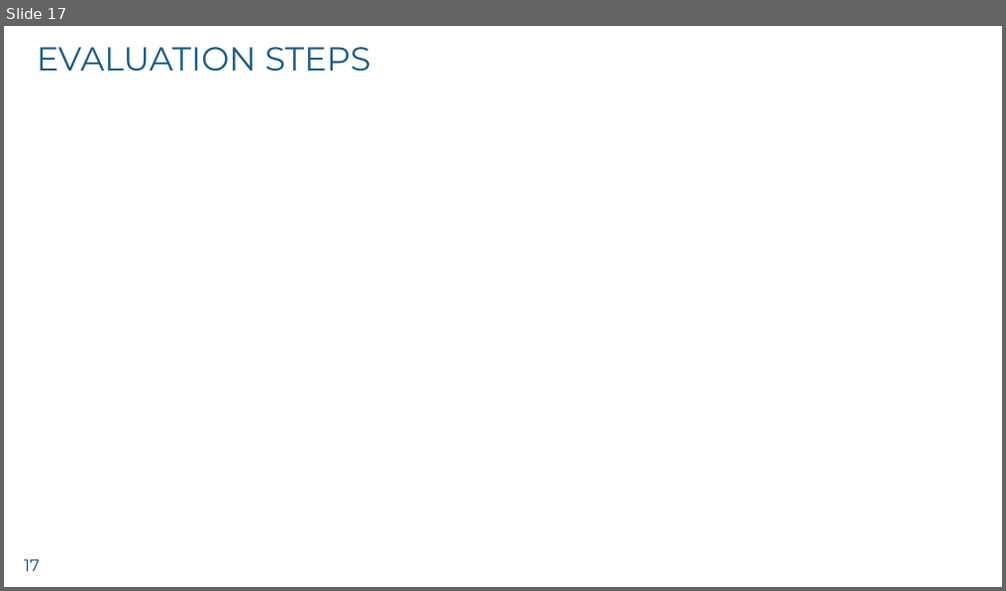
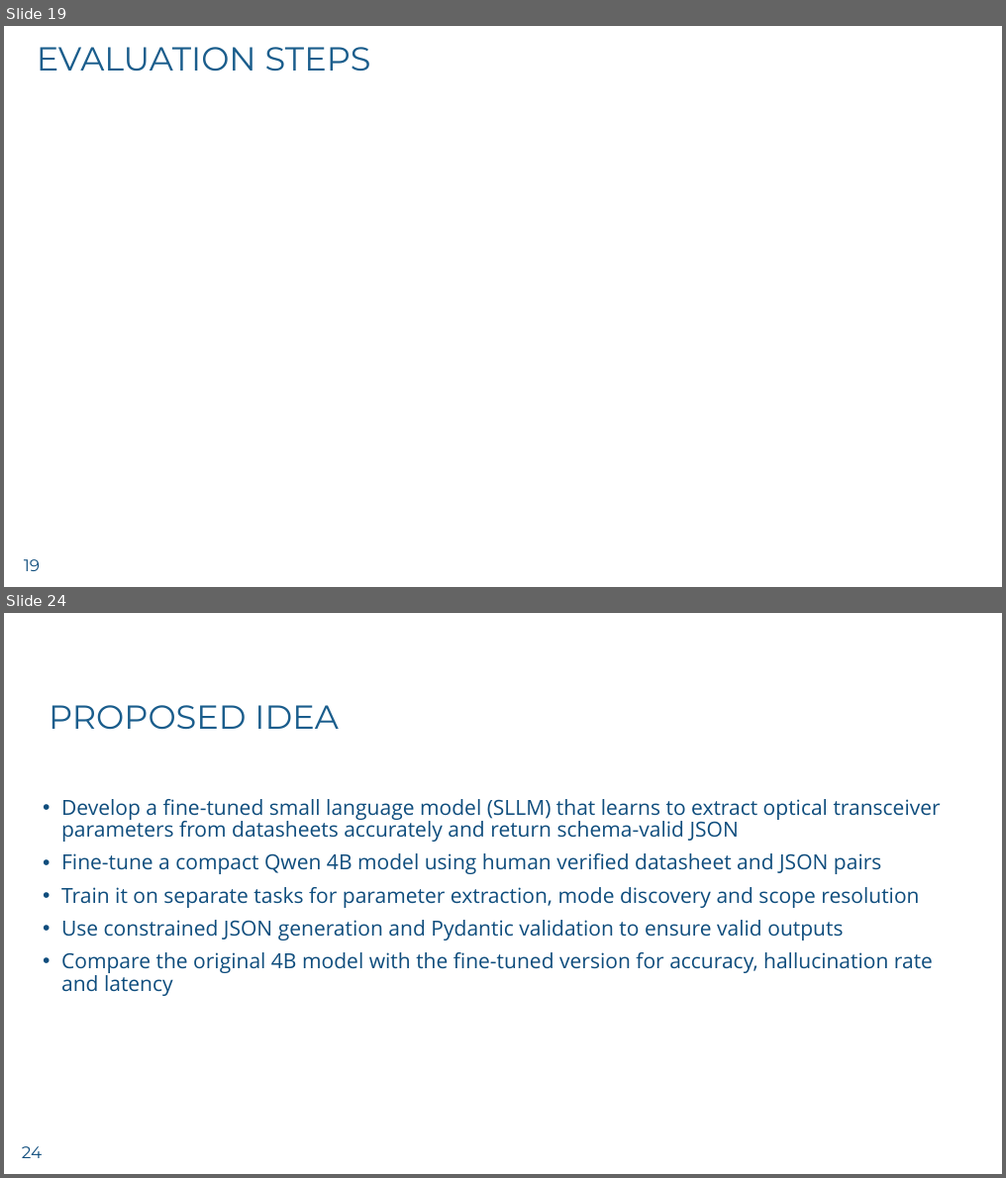
Before and after one commit to imranchy/nof-26-multi-agentic-demo, a slide deck: Imran_NoF_26.pptx. Shown one above the other, each under a label of ours: slide 17 before the commit, slides 19 and 24 after it; the slides between them are not shown. The pictures are 1006x591 and 1006x1178 pixels, drawn with LibreOffice and Linux fonts; fonts in the diff are those of the drawing; grey boxes stand for pictures; background and template pictures are left out. Boxes give left, top, right and bottom in pixels: in the first picture for what was removed or moved away, otherwise in the second. Text is boxed around its words. In the diff, an @@ line names an element or a change of style, - is before the commit and + after.

```diff
--- a/Imran_NoF_26.pptx
+++ b/Imran_NoF_26.pptx
@@ slide 24 added at <box>4,613,1002,1174</box>, background #FFFFFF; not listed: 1 template element that a slide beside it also shows @@
@@ title added at <box>49,705,338,730</box>, 32 pt, text #1A5D8C @@
+PROPOSED IDEA
@@ text added at <box>61,799,941,996</box>, 20 pt, text #0F4D7D @@
+• Develop a fine-tuned small language model (SLLM) that learns to extract optical transceiver parameters from datasheets accurately and return schema-valid JSON
+• Fine-tune a compact Qwen 4B model using human verified datasheet and JSON pairs
+• Train it on separate tasks for parameter extraction, mode discovery and scope resolution
+• Use constrained JSON generation and Pydantic validation to ensure valid outputs
+• Compare the original 4B model with the fine-tuned version for accuracy, hallucination rate and latency
@@ what was slide 17 is now slide 19 @@
@@ page number at <box>24,560,40,571</box>: text changed @@
-17
+19
```
Also in this commit, not shown: 2 slides changed, 6 other slides added, 14 other files.
